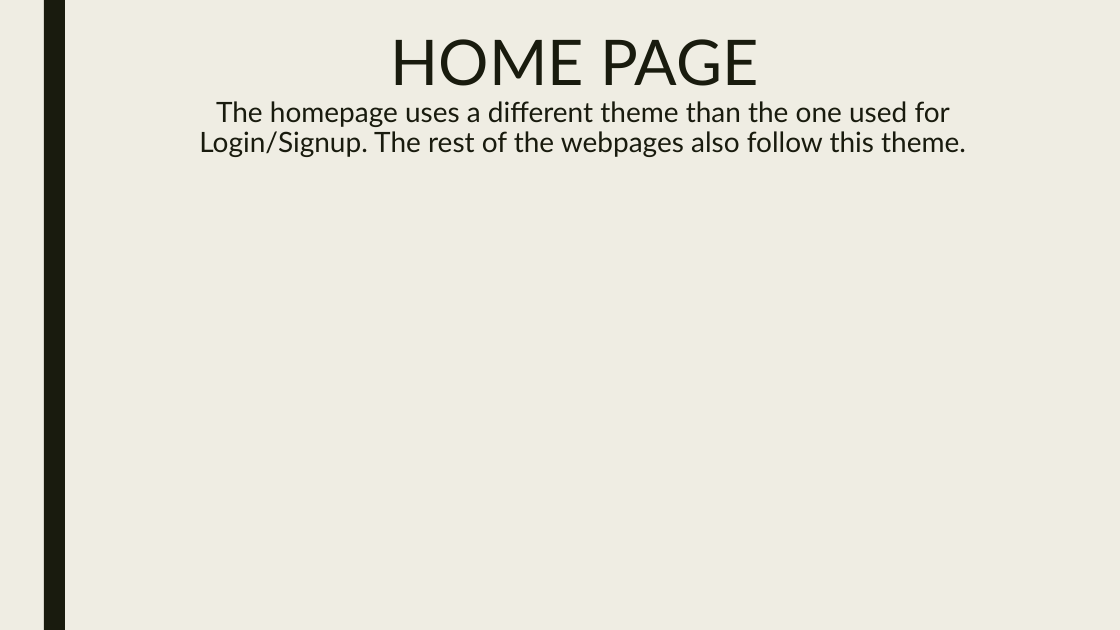
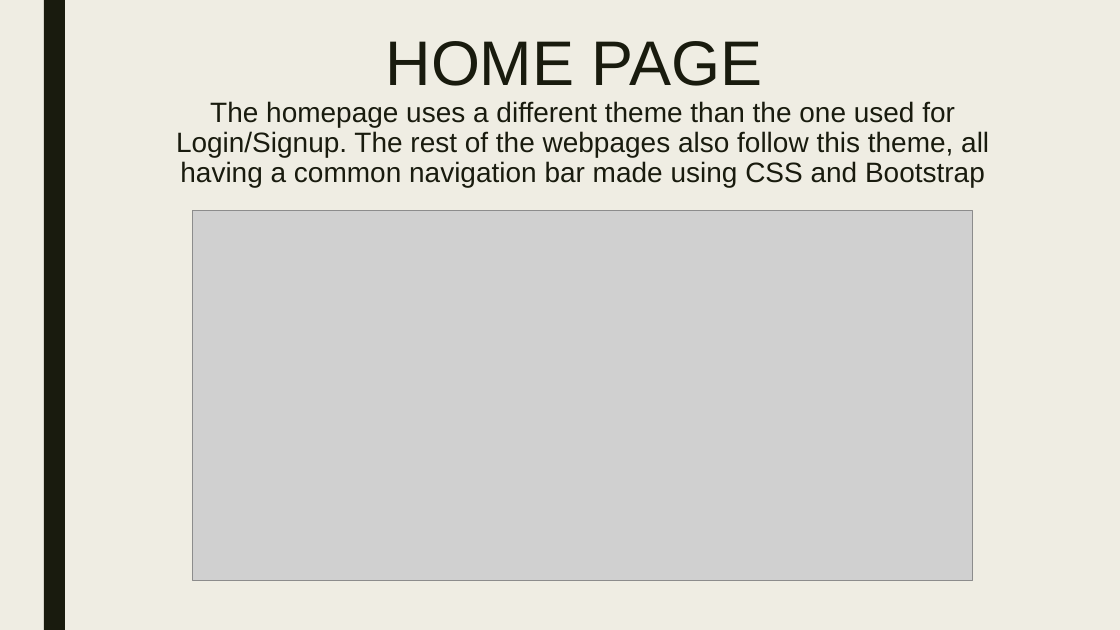
Before and after one commit to ShriyaShankar/Hoop-WebTech, a slide deck: slide 5 of Presentation.pptx. Drawn at 1120x630 pixels with LibreOffice and Linux fonts; fonts in the diff are those of the drawing; grey boxes stand for pictures. Boxes give left, top, right and bottom in pixels: in the first picture for what was removed or moved away, otherwise in the second. Text is boxed around its words. In the diff, an @@ line names an element or a change of style, - is before the commit and + after.

Commit message:
added new slides in Presentation

```diff
--- a/Presentation.pptx
+++ b/Presentation.pptx
@@ title at (176,41,989,187): text changed; font Lato to Arial @@
-HOME PAGE
-The homepage uses a different theme than the one used for Login/Signup. The rest of the webpages also follow this theme.
+HOME PAGE
+The homepage uses a different theme than the one used for Login/Signup. The rest of the webpages also follow this theme, all having a common navigation bar made using CSS and Bootstrap
@@ picture added at (192,211,973,581) @@
```
Also in this commit, not shown: 2 other slides changed, 3 slides added, 3 other files.
